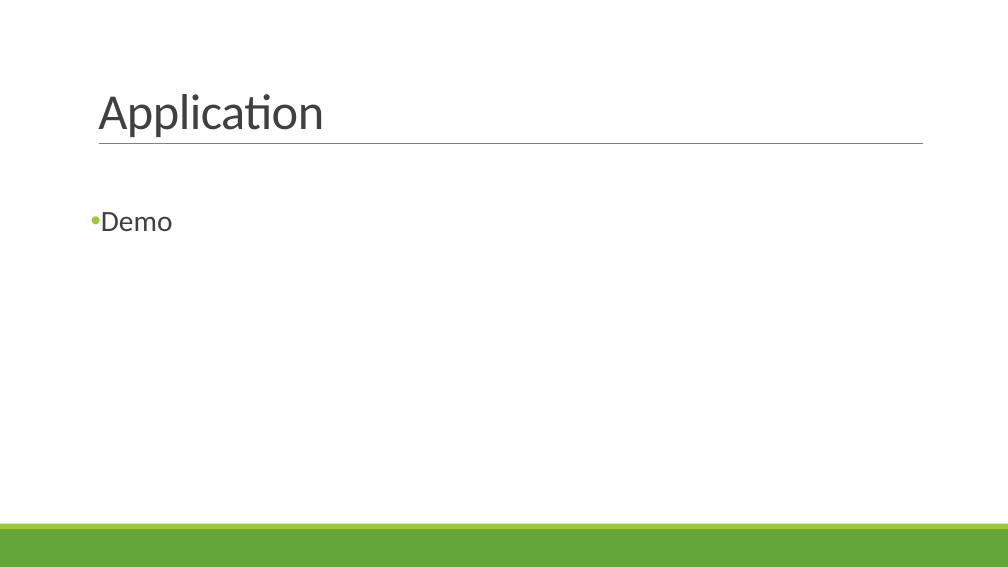
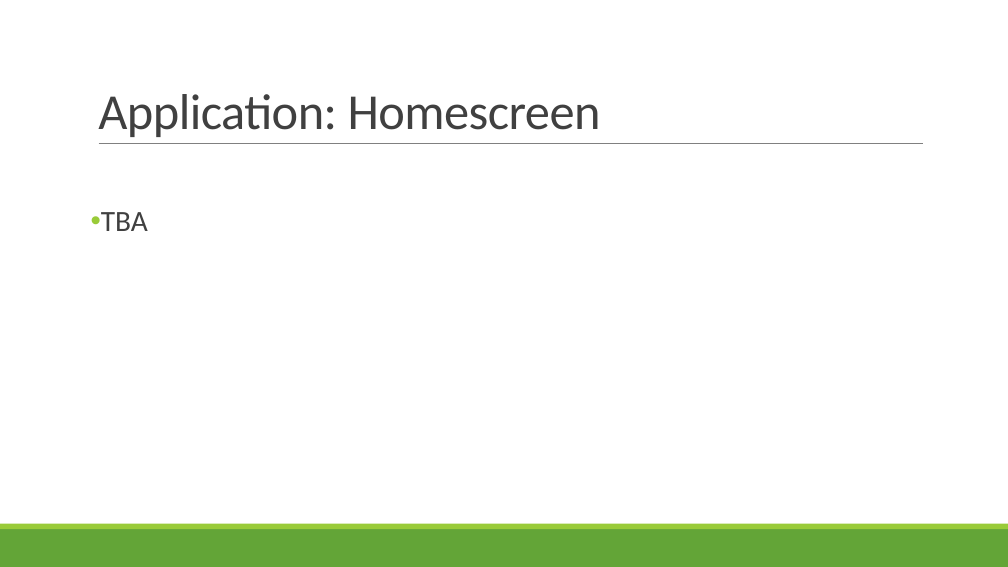
Before and after one commit to shossains/OOPProject, a slide deck: slide 3 of PpGoGreen.pptx. Drawn at 1008x567 pixels with LibreOffice and Linux fonts; fonts in the diff are those of the drawing. Boxes give left, top, right and bottom in pixels: in the first picture for what was removed or moved away, otherwise in the second. Text is boxed around its words. In the diff, an @@ line names an element or a change of style, - is before the commit and + after.

```diff
--- a/PpGoGreen.pptx
+++ b/PpGoGreen.pptx
@@ title at (98, 94, 601, 137): text changed @@
-Application
+Application: Homescreen
@@ text at (101, 212, 148, 231): text changed @@
-• Demo
+• TBA
```
Also in this commit, not shown: 9 slides added, 4 slides removed.
